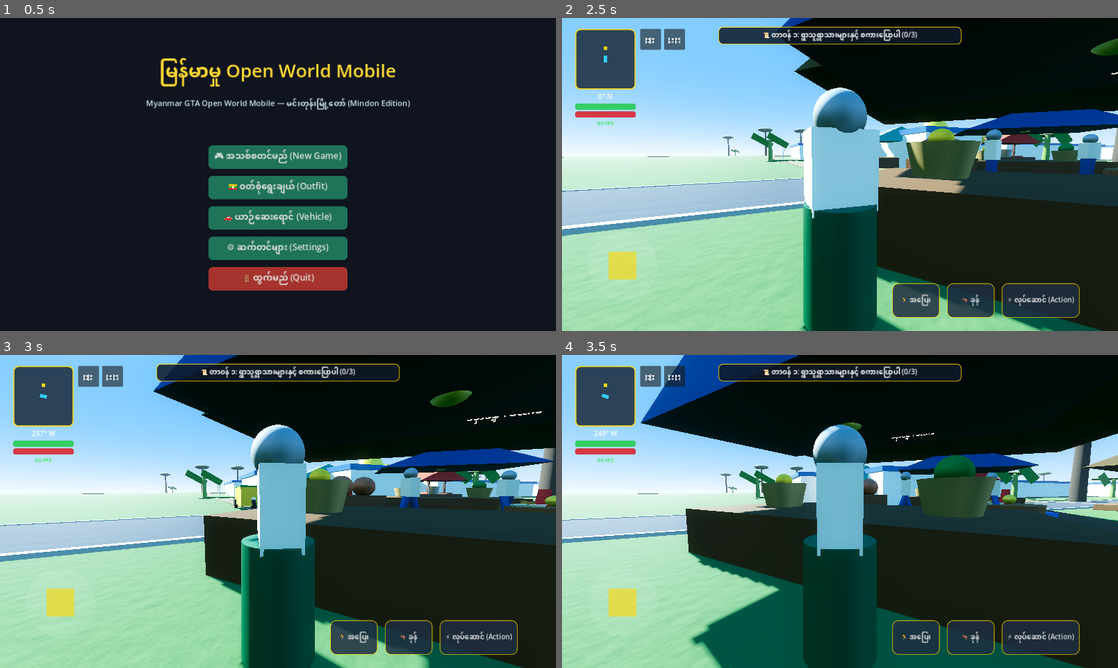
Above: before the commit, frames 1-4 (two rows, left to right).
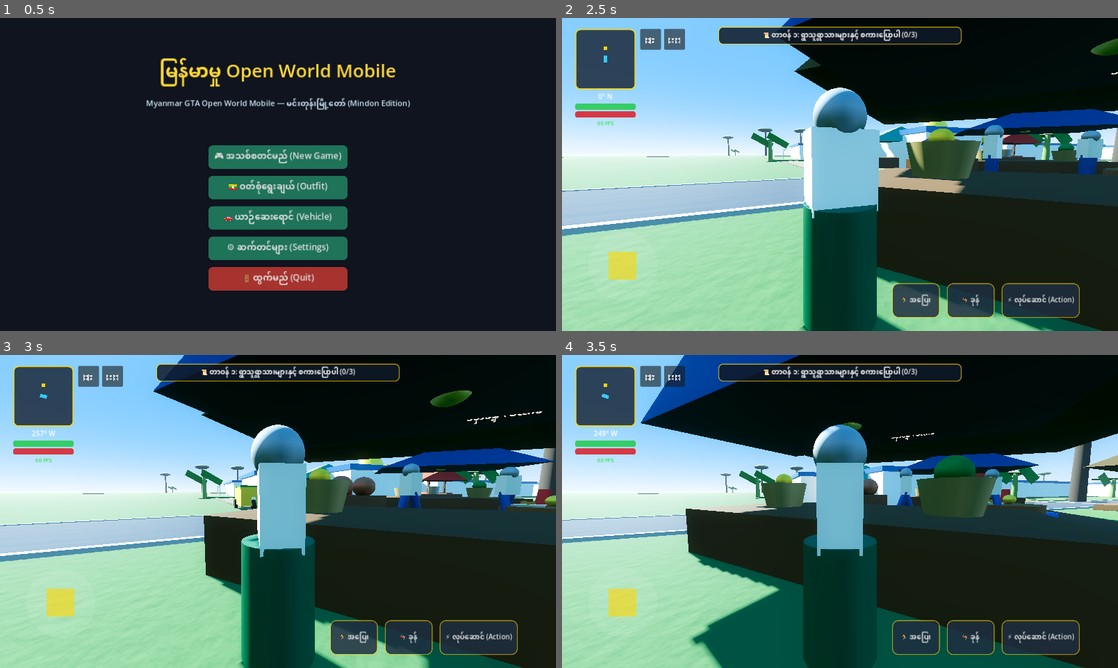
Above: after the commit, the same moments.

Repository: sudohlaingwin/gta-open-world
Game: Godot game, scene res://scenes/main_menu.tscn
The game is run twice, just before and just after one commit, with the same random seed, the same clock (stepped at 60 frames per second) and the same inputs.
Inputs (mouse positions are in pixels of both pictures, inside the frame that each line leads up to):
- Up to frame 1 (0.5 s): no input
- Up to frame 2 (2.5 s): click "🎮 အသစ်စတင်မည် (New Game)" at 0.5 s; drag from (628, 274) to (895, 105) at 1.27 s; drag from (728, 190) to (812, 237) at 2.02 s
- Up to frame 3 (3 s): move the mouse to (333, 442) at 2.77 s; hold Right (ui_right) from 2.78 s (still down); hold Ctrl from 2.78 s (still down)
- Up to frame 4 (3.5 s): keep holding Right (ui_right); keep holding Ctrl

Frame 1 is identical in both runs. In frame 2, 0.4% of the frame differs, in the area x 6-99%, y 13-68%; in frame 3, 0.4%, in the area x 71-94%, y 34-50%; in frame 4, 0.2%.

Commit message:
feat(slice-163): population (villager/pedestrian 1.82m) & waypoint beacon (65m) scaling overhaul

Diff:
--- a/scenes/ambient_pedestrian.tscn
+++ b/scenes/ambient_pedestrian.tscn
@@ -3,23 +3,23 @@
 [ext_resource type="Script" path="res://scripts/pedestrian_ai.gd" id="1_ped"]
 
 [sub_resource type="CapsuleShape3D" id="CapsuleShape3D_ped"]
-radius = 0.35
-height = 1.75
+radius = 0.4
+height = 1.82
 
 [sub_resource type="SphereMesh" id="SphereMesh_head"]
-radius = 0.18
-height = 0.36
+radius = 0.22
+height = 0.44
 
 [sub_resource type="BoxMesh" id="BoxMesh_torso"]
-size = Vector3(0.48, 0.55, 0.28)
+size = Vector3(0.55, 0.65, 0.32)
 
 [sub_resource type="StandardMaterial3D" id="StandardMaterial3D_taikpon"]
 albedo_color = Color(0.92, 0.90, 0.85, 1)
 
 [sub_resource type="CylinderMesh" id="CylinderMesh_leg"]
-top_radius = 0.1
-bottom_radius = 0.1
-height = 0.85
+top_radius = 0.12
+bottom_radius = 0.12
+height = 0.95
 
 [sub_resource type="StandardMaterial3D" id="StandardMaterial3D_longyi"]
 albedo_color = Color(0.15, 0.32, 0.55, 1)
@@ -28,32 +28,32 @@
 script = ExtResource("1_ped")
 
 [node name="CollisionShape3D" type="CollisionShape3D" parent="."]
-transform = Transform3D(1, 0, 0, 0, 1, 0, 0, 0, 1, 0, 0.88, 0)
+transform = Transform3D(1, 0, 0, 0, 1, 0, 0, 0, 1, 0, 0.91, 0)
 shape = SubResource("CapsuleShape3D_ped")
 
 [node name="VisualMesh" type="Node3D" parent="."]
 
 [node name="Head" type="MeshInstance3D" parent="VisualMesh"]
-transform = Transform3D(1, 0, 0, 0, 1, 0, 0, 0, 1, 0, 1.5, 0)
+transform = Transform3D(1, 0, 0, 0, 1, 0, 0, 0, 1, 0, 1.58, 0)
 mesh = SubResource("SphereMesh_head")
 
 [node name="Torso" type="MeshInstance3D" parent="VisualMesh"]
-transform = Transform3D(1, 0, 0, 0, 1, 0, 0, 0, 1, 0, 1.1, 0)
+transform = Transform3D(1, 0, 0, 0, 1, 0, 0, 0, 1, 0, 1.18, 0)
 mesh = SubResource("BoxMesh_torso")
 surface_material_override/0 = SubResource("StandardMaterial3D_taikpon")
 
 [node name="LegL" type="Node3D" parent="VisualMesh"]
-transform = Transform3D(1, 0, 0, 0, 1, 0, 0, 0, 1, -0.14, 0.85, 0)
+transform = Transform3D(1, 0, 0, 0, 1, 0, 0, 0, 1, -0.16, 0.95, 0)
 
 [node name="MeshInstance3D" type="MeshInstance3D" parent="VisualMesh/LegL"]
-transform = Transform3D(1, 0, 0, 0, 1, 0, 0, 0, 1, 0, -0.42, 0)
+transform = Transform3D(1, 0, 0, 0, 1, 0, 0, 0, 1, 0, -0.47, 0)
 mesh = SubResource("CylinderMesh_leg")
 surface_material_override/0 = SubResource("StandardMaterial3D_longyi")
 
 [node name="LegR" type="Node3D" parent="VisualMesh"]
-transform = Transform3D(1, 0, 0, 0, 1, 0, 0, 0, 1, 0.14, 0.85, 0)
+transform = Transform3D(1, 0, 0, 0, 1, 0, 0, 0, 1, 0.16, 0.95, 0)
 
 [node name="MeshInstance3D" type="MeshInstance3D" parent="VisualMesh/LegR"]
-transform = Transform3D(1, 0, 0, 0, 1, 0, 0, 0, 1, 0, -0.42, 0)
+transform = Transform3D(1, 0, 0, 0, 1, 0, 0, 0, 1, 0, -0.47, 0)
 mesh = SubResource("CylinderMesh_leg")
 surface_material_override/0 = SubResource("StandardMaterial3D_longyi")
--- a/scenes/myanmar_villager.tscn
+++ b/scenes/myanmar_villager.tscn
@@ -3,59 +3,59 @@
 [ext_resource type="Script" path="res://scripts/myanmar_villager.gd" id="1_villager"]
 
 [sub_resource type="CapsuleShape3D" id="CapsuleShape3D_npc"]
-radius = 0.4
-height = 1.8
+radius = 0.42
+height = 1.82
 
 [sub_resource type="SphereMesh" id="SphereMesh_head"]
-radius = 0.2
-height = 0.4
+radius = 0.22
+height = 0.44
 
 [sub_resource type="BoxMesh" id="BoxMesh_torso"]
-size = Vector3(0.5, 0.6, 0.3)
+size = Vector3(0.55, 0.65, 0.32)
 
 [sub_resource type="StandardMaterial3D" id="StandardMaterial3D_taikpon"]
 albedo_color = Color(0.96, 0.94, 0.90, 1)
 
 [sub_resource type="CylinderMesh" id="CylinderMesh_longyi"]
-top_radius = 0.28
-bottom_radius = 0.30
-height = 0.9
+top_radius = 0.3
+bottom_radius = 0.32
+height = 0.95
 
 [sub_resource type="StandardMaterial3D" id="StandardMaterial3D_longyi_maroon"]
 albedo_color = Color(0.55, 0.12, 0.15, 1)
 
 [sub_resource type="SphereShape3D" id="SphereShape3D_talk"]
-radius = 3.0
+radius = 3.6
 
 [node name="MyanmarVillager" type="CharacterBody3D"]
 script = ExtResource("1_villager")
 
 [node name="CollisionShape3D" type="CollisionShape3D" parent="."]
-transform = Transform3D(1, 0, 0, 0, 1, 0, 0, 0, 1, 0, 0.9, 0)
+transform = Transform3D(1, 0, 0, 0, 1, 0, 0, 0, 1, 0, 0.91, 0)
 shape = SubResource("CapsuleShape3D_npc")
 
 [node name="VisualMesh" type="Node3D" parent="."]
 
 [node name="Head" type="MeshInstance3D" parent="VisualMesh"]
-transform = Transform3D(1, 0, 0, 0, 1, 0, 0, 0, 1, 0, 1.55, 0)
+transform = Transform3D(1, 0, 0, 0, 1, 0, 0, 0, 1, 0, 1.58, 0)
 mesh = SubResource("SphereMesh_head")
 
 [node name="Torso" type="MeshInstance3D" parent="VisualMesh"]
-transform = Transform3D(1, 0, 0, 0, 1, 0, 0, 0, 1, 0, 1.15, 0)
+transform = Transform3D(1, 0, 0, 0, 1, 0, 0, 0, 1, 0, 1.18, 0)
 mesh = SubResource("BoxMesh_torso")
 surface_material_override/0 = SubResource("StandardMaterial3D_taikpon")
 
 [node name="Longyi" type="MeshInstance3D" parent="VisualMesh"]
-transform = Transform3D(1, 0, 0, 0, 1, 0, 0, 0, 1, 0, 0.45, 0)
+transform = Transform3D(1, 0, 0, 0, 1, 0, 0, 0, 1, 0, 0.48, 0)
 mesh = SubResource("CylinderMesh_longyi")
 surface_material_override/0 = SubResource("StandardMaterial3D_longyi_maroon")
 
 [node name="DialogueLabel" type="Label3D" parent="."]
-transform = Transform3D(1, 0, 0, 0, 1, 0, 0, 0, 1, 0, 2.1, 0)
+transform = Transform3D(1, 0, 0, 0, 1, 0, 0, 0, 1, 0, 2.2, 0)
 billboard = 1
 text = "မင်္ဂလာပါ ခင်ဗျာ! ကျွန်တော်တို့ ရွာလေးကို ကြိုဆိုပါတယ်။"
-font_size = 28
-outline_size = 8
+font_size = 32
+outline_size = 10
 
 [node name="InteractionArea" type="Area3D" parent="."]
 
--- a/scenes/waypoint_beacon.tscn
+++ b/scenes/waypoint_beacon.tscn
@@ -3,9 +3,9 @@
 [ext_resource type="Script" path="res://scripts/waypoint_beacon.gd" id="1_beacon"]
 
 [sub_resource type="CylinderMesh" id="CylinderMesh_beam"]
-top_radius = 0.15
-bottom_radius = 0.25
-height = 28.0
+top_radius = 0.35
+bottom_radius = 0.55
+height = 65.0
 
 [sub_resource type="StandardMaterial3D" id="StandardMaterial3D_beam_glow"]
 transparency = 1
@@ -13,8 +13,8 @@
 albedo_color = Color(1.0, 0.25, 0.2, 0.85)
 
 [sub_resource type="SphereMesh" id="SphereMesh_beacon_head"]
-radius = 0.6
-height = 1.2
+radius = 1.35
+height = 2.7
 
 [sub_resource type="StandardMaterial3D" id="StandardMaterial3D_head_glow"]
 shading_mode = 0
@@ -25,11 +25,11 @@
 visible = false
 
 [node name="LightPillar" type="MeshInstance3D" parent="."]
-transform = Transform3D(1, 0, 0, 0, 1, 0, 0, 0, 1, 0, 14.0, 0)
+transform = Transform3D(1, 0, 0, 0, 1, 0, 0, 0, 1, 0, 32.5, 0)
 mesh = SubResource("CylinderMesh_beam")
 surface_material_override/0 = SubResource("StandardMaterial3D_beam_glow")
 
 [node name="BeaconHead" type="MeshInstance3D" parent="."]
-transform = Transform3D(1, 0, 0, 0, 1, 0, 0, 0, 1, 0, 28.0, 0)
+transform = Transform3D(1, 0, 0, 0, 1, 0, 0, 0, 1, 0, 65.0, 0)
 mesh = SubResource("SphereMesh_beacon_head")
 surface_material_override/0 = SubResource("StandardMaterial3D_head_glow")
Not shown, changed: COLLAB.md
